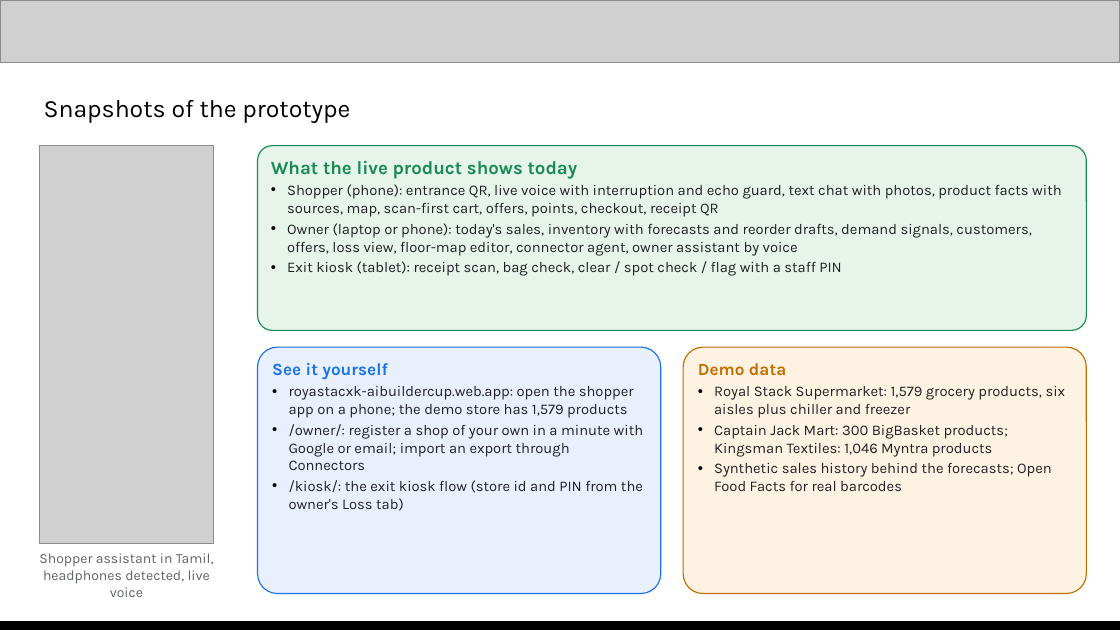
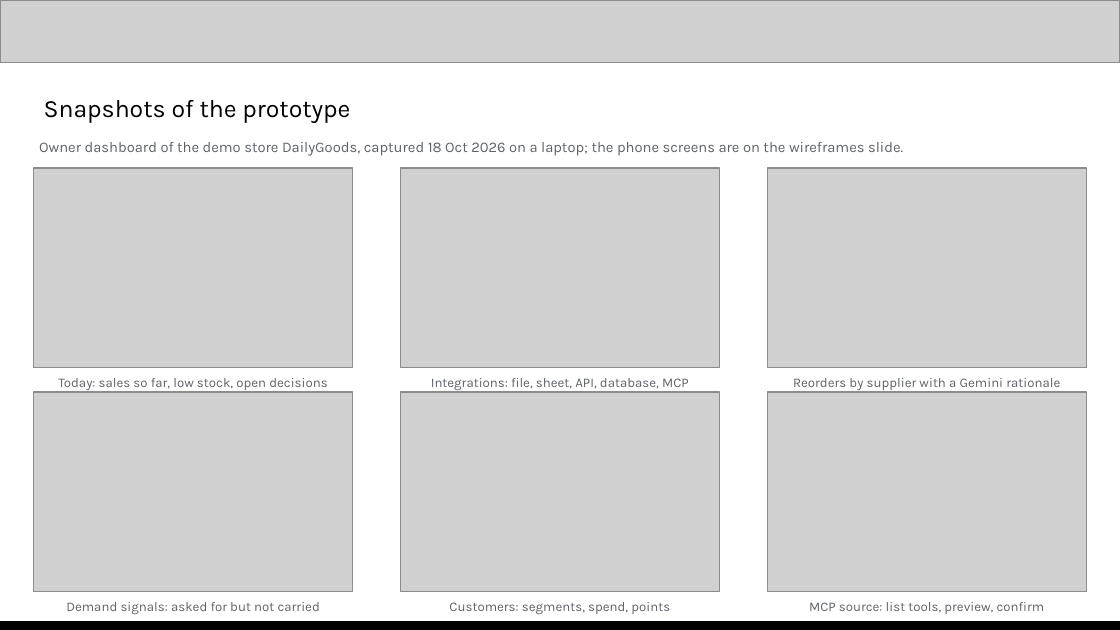
Before and after one commit to DSsathish/royalstack_aibuilderhackathon, a slide deck: slide 10 of Royal Stack | AI Builder Cup submission.pptx. Drawn at 1120x630 pixels with LibreOffice and Linux fonts; fonts in the diff are those of the drawing; grey boxes stand for pictures. Boxes give left, top, right and bottom in pixels: in the first picture for what was removed or moved away, otherwise in the second. Text is boxed around its words. In the diff, an @@ line names an element or a change of style, - is before the commit and + after.

```diff
--- a/Royal Stack | AI Builder Cup submission.pptx
+++ b/Royal Stack | AI Builder Cup submission.pptx
@@ picture removed at box(39, 146, 214, 543) @@
@@ text added at box(39, 142, 903, 156), 9.5 pt, text #5F6368 @@
+Owner dashboard of the demo store DailyGoods, captured 18 Oct 2026 on a laptop; the phone screens are on the wireframes slide.
@@ rounded rectangle removed at box(258, 146, 1086, 330) @@
-What the live product shows today
-• Shopper (phone): entrance QR, live voice with interruption and echo guard, text chat with photos, product facts with sources, map, scan-first cart, offers, points, checkout, receipt QR
-• Owner (laptop or phone): today's sales, inventory with forecasts and reorder drafts, demand signals, customers, offers, loss view, floor-map editor, connector agent, owner assistant by voice
-• Exit kiosk (tablet): receipt scan, bag check, clear / spot check / flag with a staff PIN
@@ picture added at box(34, 168, 353, 367) @@
@@ picture added at box(400, 168, 719, 367) @@
@@ picture added at box(767, 168, 1086, 367) @@
@@ rounded rectangle removed at box(258, 347, 661, 594) @@
-See it yourself
-• royastacxk-aibuildercup.web.app: open the shopper app on a phone; the demo store has 1,579 products
-• /owner/: register a shop of your own in a minute with Google or email; import an export through Connectors
-• /kiosk/: the exit kiosk flow (store id and PIN from the owner's Loss tab)
@@ rounded rectangle removed at box(683, 347, 1086, 594) @@
-Demo data
-• Royal Stack Supermarket: 1,579 grocery products, six aisles plus chiller and freezer
-• Captain Jack Mart: 300 BigBasket products; Kingsman Textiles: 1,046 Myntra products
-• Synthetic sales history behind the forecasts; Open Food Facts for real barcodes
@@ text added at box(58, 378, 327, 390), 8.5 pt, text #5F6368 @@
+Today: sales so far, low stock, open decisions
@@ text added at box(431, 378, 689, 390), 8.5 pt, text #5F6368 @@
+Integrations: file, sheet, API, database, MCP
@@ text added at box(793, 378, 1060, 390), 8.5 pt, text #5F6368 @@
+Reorders by supplier with a Gemini rationale
@@ picture added at box(34, 392, 353, 591) @@
@@ picture added at box(400, 392, 719, 591) @@
@@ picture added at box(767, 392, 1086, 591) @@
@@ text removed at box(39, 553, 214, 597) @@
-Shopper assistant in Tamil, headphones detected, live voice
@@ text added at box(66, 602, 320, 614), 8.5 pt, text #5F6368 @@
+Demand signals: asked for but not carried
@@ text added at box(449, 602, 670, 614), 8.5 pt, text #5F6368 @@
+Customers: segments, spend, points
@@ text added at box(809, 602, 1045, 614), 8.5 pt, text #5F6368 @@
+MCP source: list tools, preview, confirm
```
Also in this commit, not shown: 13 other slides changed, 3 other files.
